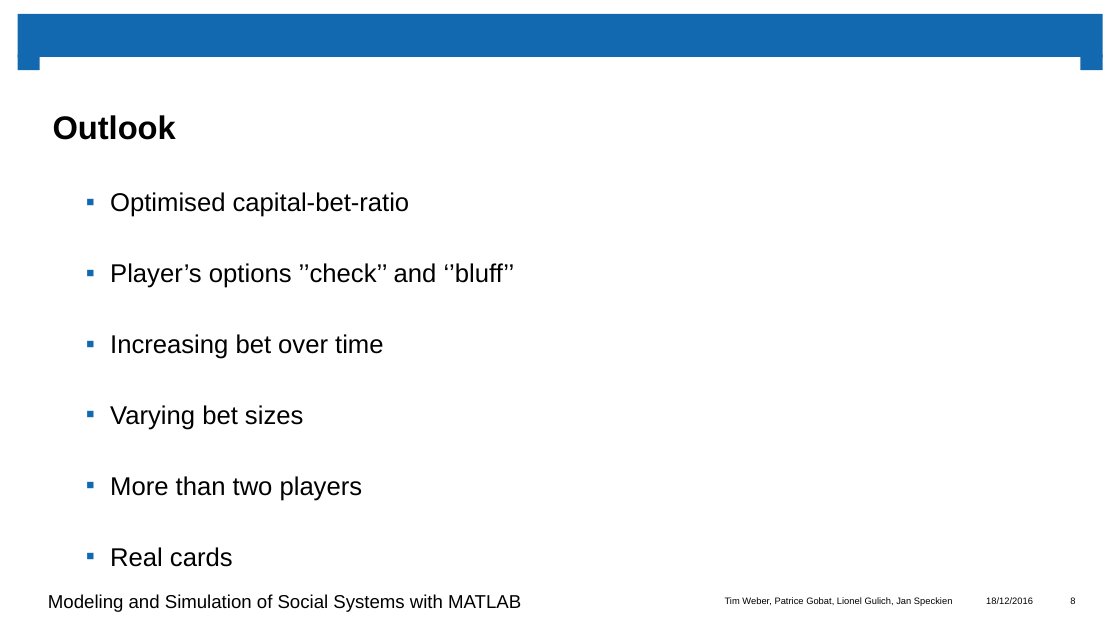
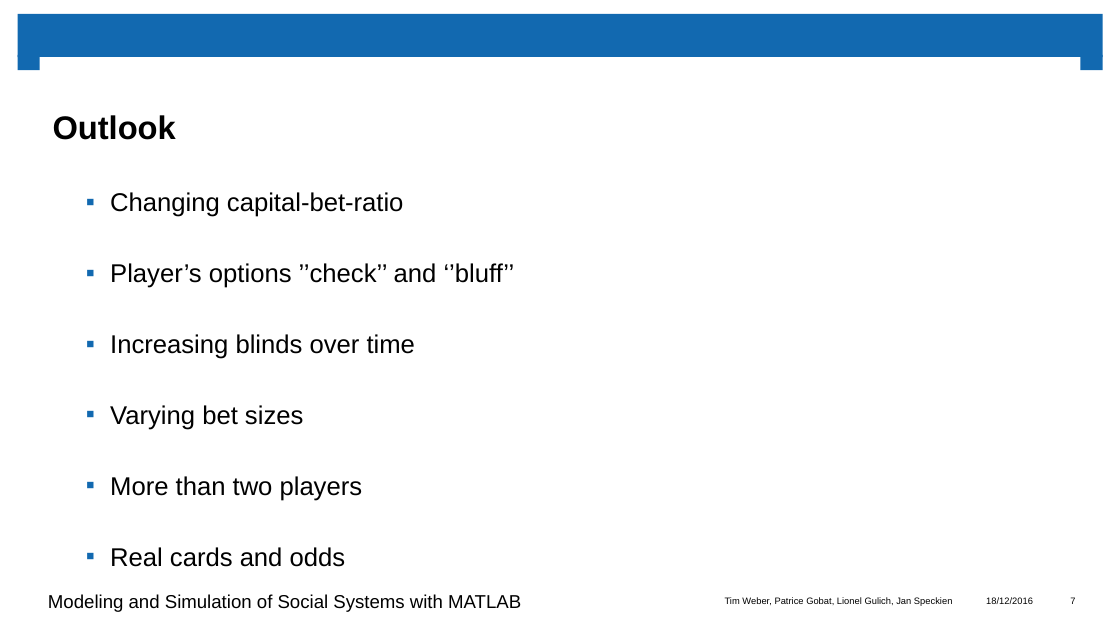
Before and after one commit to atlas000/project-poker-msssm, a slide deck: slide 7 of presentation/vortrag_matlab.pptx (slide 8 before the commit). Drawn at 1120x630 pixels with LibreOffice and Linux fonts; fonts in the diff are those of the drawing; background and template pictures are left out. Boxes give left, top, right and bottom in pixels: in the first picture for what was removed or moved away, otherwise in the second. Text is boxed around its words. In the diff, an @@ line names an element or a change of style, - is before the commit and + after.

```diff
--- a/presentation/vortrag_matlab.pptx
+++ b/presentation/vortrag_matlab.pptx
@@ text at (110,192,404,217): text changed @@
-  ▪ Optimised capital-bet-ratio
+  ▪ Changing capital-bet-ratio
@@ text at (110,334,415,359): text changed @@
-  ▪ Increasing bet over time
+  ▪ Increasing blinds over time
@@ text at (110,547,346,567): text changed @@
-  ▪ Real cards
+  ▪ Real cards and odds
@@ page number at (1070,597,1075,604): text changed @@
-8
+7
```
Also in this commit, not shown: 3 other slides changed, 23 other files.
